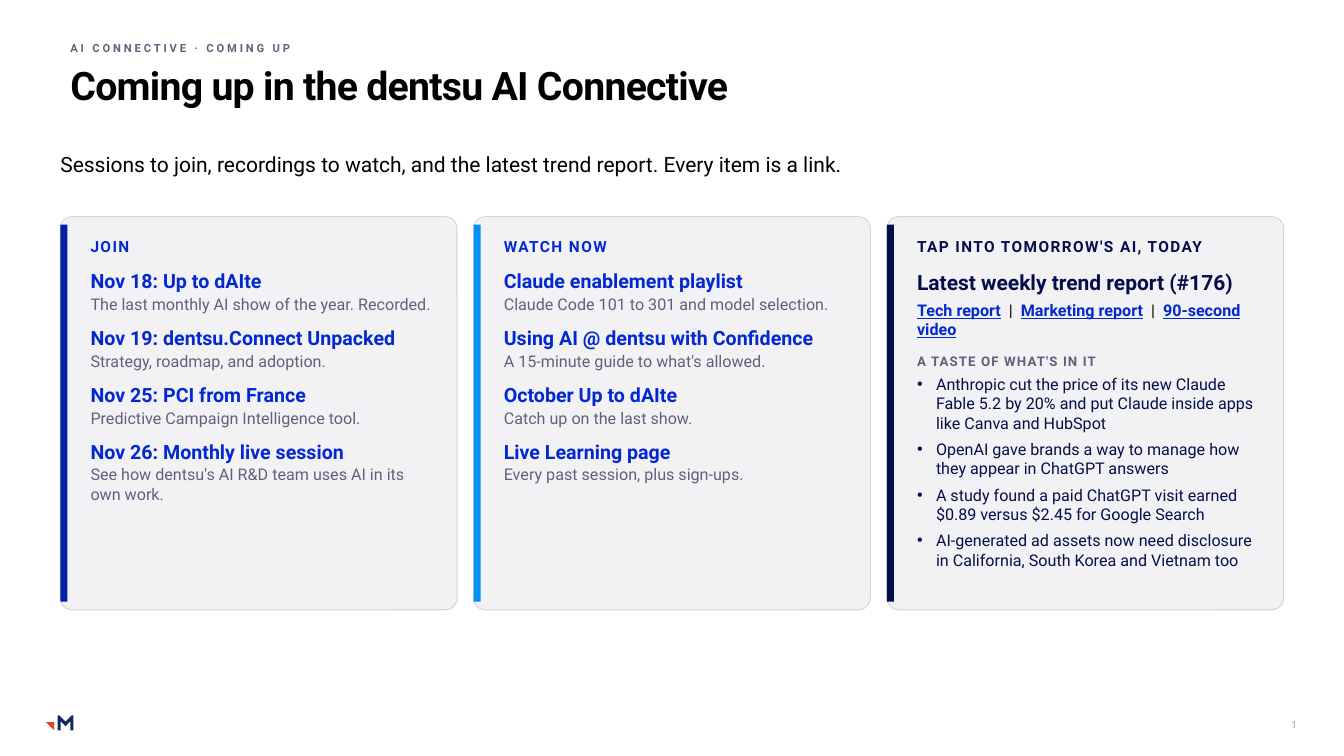
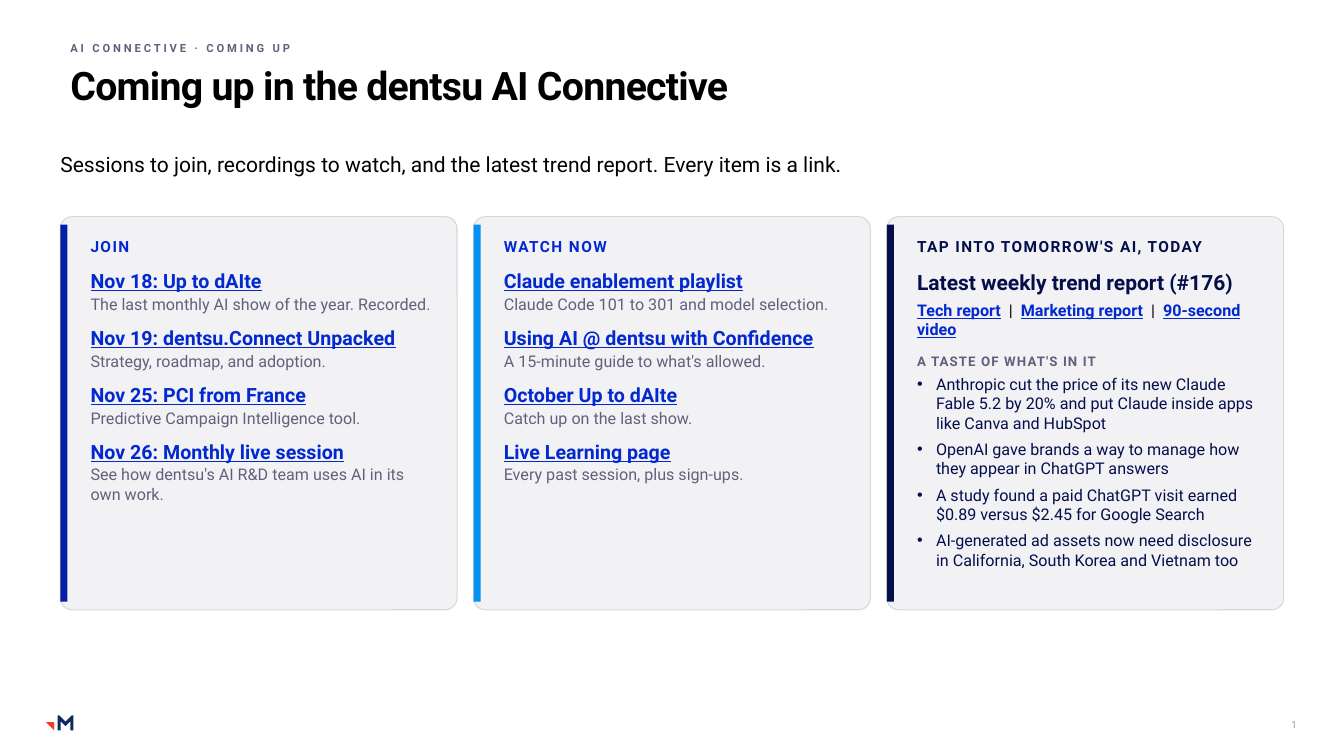
Before and after one commit to RachelHarrisMerkle/BasicMerkle, a slide deck: slide 1 of AI_Connective_Coming_Up_slide.pptx. Drawn at 1344x756 pixels with LibreOffice and Linux fonts; fonts in the diff are those of the drawing. Boxes give left, top, right and bottom in pixels: in the first picture for what was removed or moved away, otherwise in the second. Text is boxed around its words. In the diff, an @@ line names an element or a change of style, - is before the commit and + after.

```diff
--- a/AI_Connective_Coming_Up_slide.pptx
+++ b/AI_Connective_Coming_Up_slide.pptx
@@ text at [91,273,395,463]: text colour #0328D1 to #0228D0, underline on in "Nov 18: Up to dAIte", "Nov 19: dentsu.Connect Unpacked", "Nov 25: PCI from France", "Nov 26: Monthly live session" @@
@@ text at [504,273,813,406]: text colour #0328D1 to #0228D0, underline on in "Claude enablement playlist", "Using AI @ dentsu with Confidence", "October Up to dAIte", "Live Learning page" @@
```
